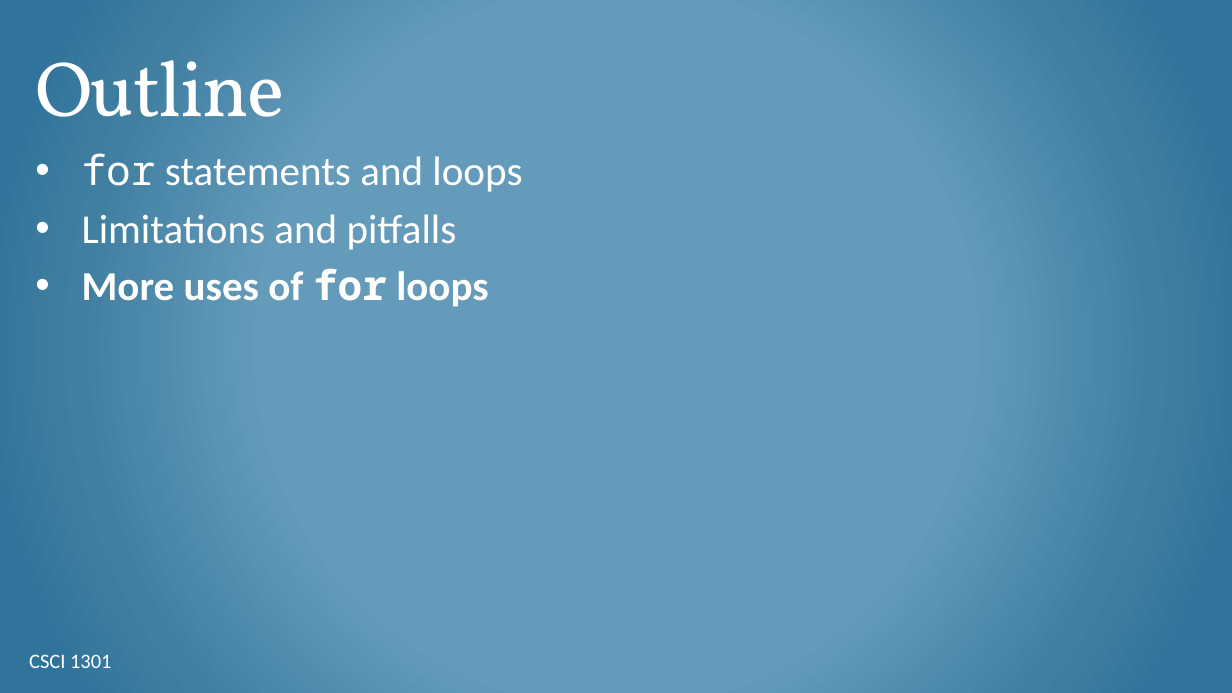
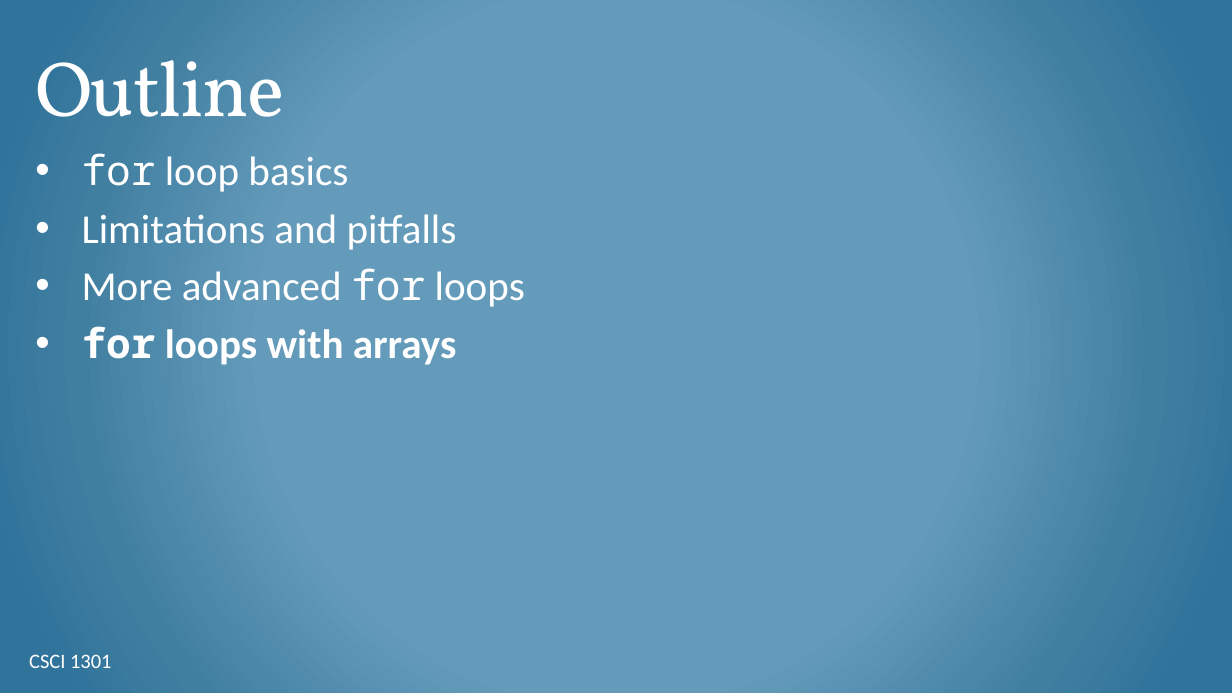
Before and after one commit to csci-1301/csci-1301.github.io, a slide deck: slide 21 of lectures/150_for_loops/For-Loops.pptx (slide 14 before the commit). Drawn at 1232x693 pixels with LibreOffice and Linux fonts; fonts in the diff are those of the drawing; background and template pictures are left out. Boxes give left, top, right and bottom in pixels: in the first picture for what was removed or moved away, otherwise in the second. Text is boxed around its words. In the diff, an @@ line names an element or a change of style, - is before the commit and + after.

```diff
--- a/lectures/150_for_loops/For-Loops.pptx
+++ b/lectures/150_for_loops/For-Loops.pptx
@@ text at [82, 153, 348, 192]: text changed @@
-• for statements and loops
+• for loop basics
@@ text at [82, 268, 525, 365]: text changed; bold off @@
-• More uses of for loops
+• More advanced for loops
+• for loops with arrays
```
Also in this commit, not shown: 5 other slides changed, 4 slides added, 3 other files.
